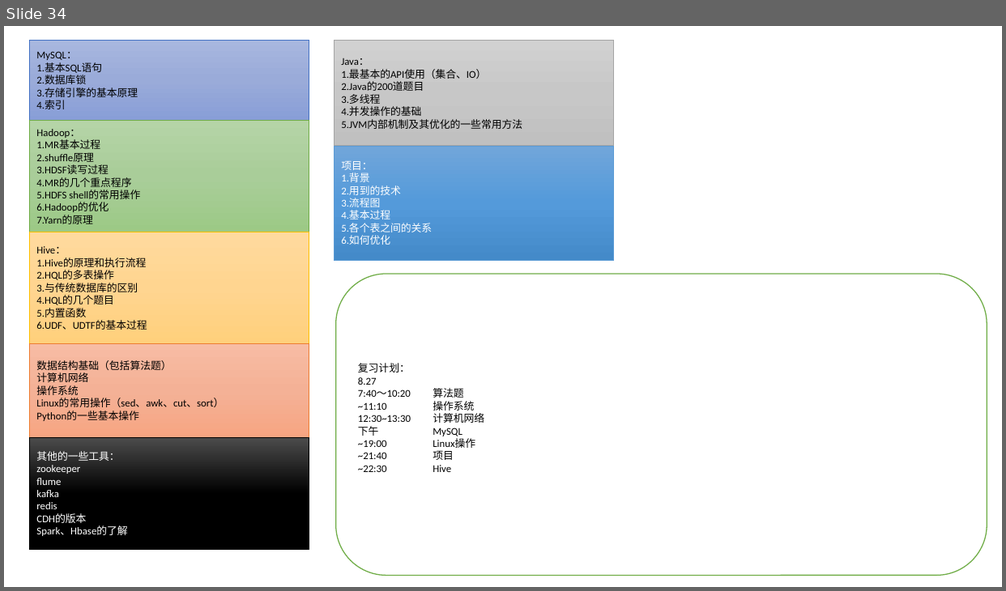
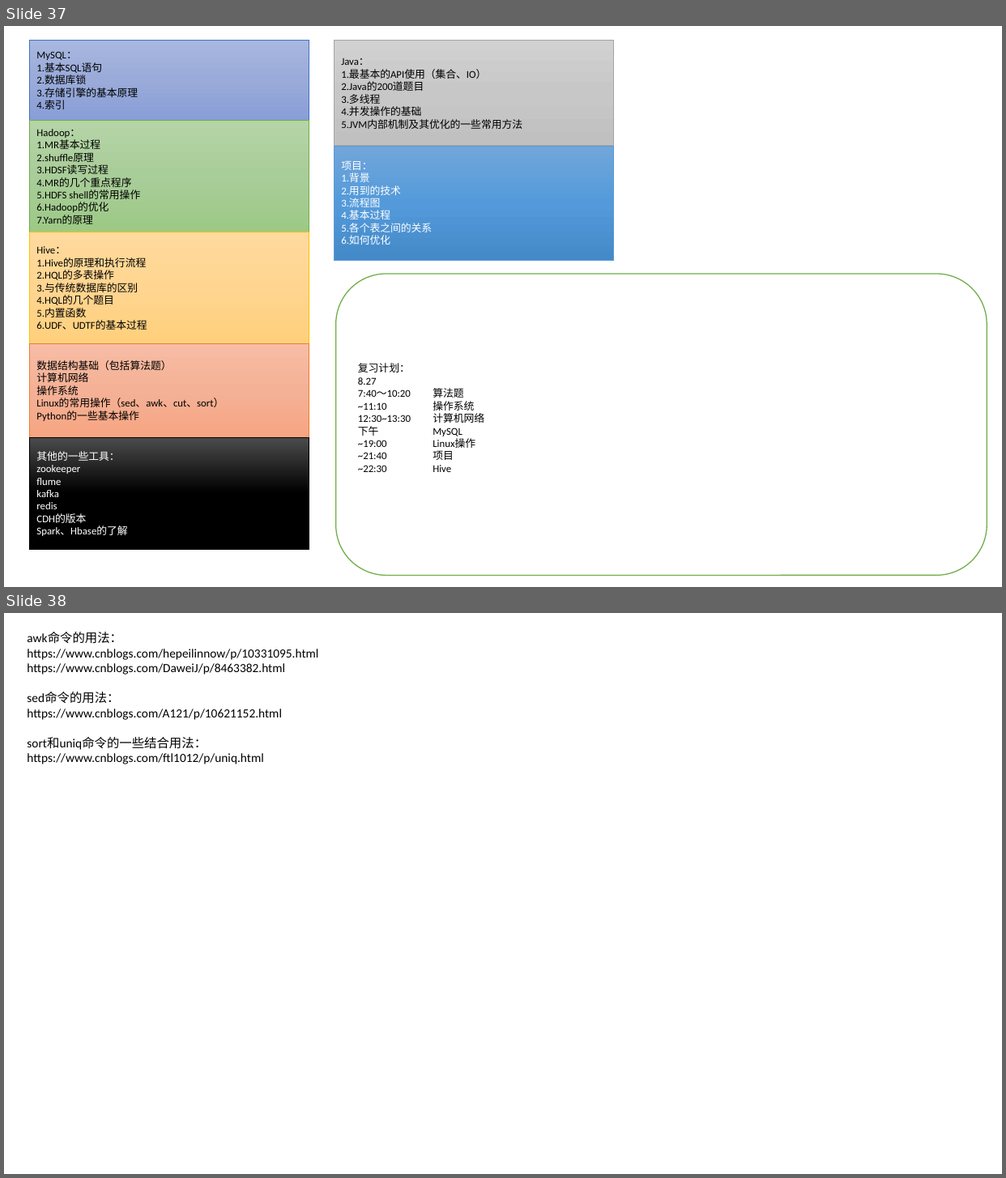
Before and after one commit to nda1992/Reading_Books_Notebook, a slide deck: images/画图PPT.pptx. Shown one above the other, each under a label of ours: slide 34 before the commit, slides 37 and 38 after it. The pictures are 1006x591 and 1006x1178 pixels, drawn with LibreOffice and Linux fonts; fonts in the diff are those of the drawing. Boxes give left, top, right and bottom in pixels: in the first picture for what was removed or moved away, otherwise in the second. Text is boxed around its words. In the diff, an @@ line names an element or a change of style, - is before the commit and + after.

```diff
--- a/images/画图PPT.pptx
+++ b/images/画图PPT.pptx
@@ slide 38 added at box(4, 613, 1002, 1174), background #FFFFFF @@
@@ text added at box(27, 632, 318, 764), 12 pt, text #000000 @@
+awk命令的用法：
+https://www.cnblogs.com/hepeilinnow/p/10331095.html
+https://www.cnblogs.com/DaweiJ/p/8463382.html
+sed命令的用法：
+https://www.cnblogs.com/A121/p/10621152.html
+sort和uniq命令的一些结合用法：
+https://www.cnblogs.com/ftl1012/p/uniq.html
@@ what was slide 34 is now slide 37 @@
```
Also in this commit, not shown: 2 other slides added.
